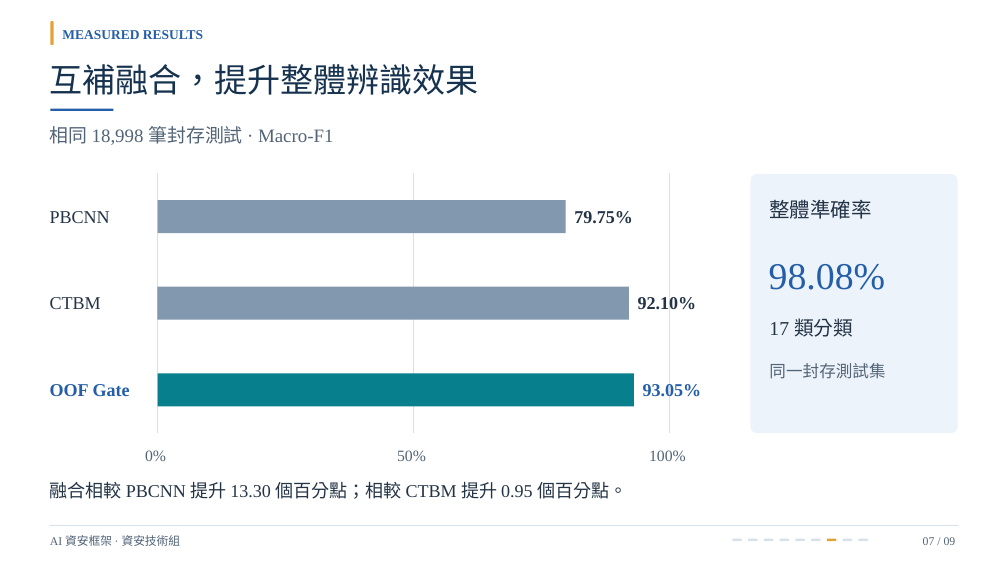
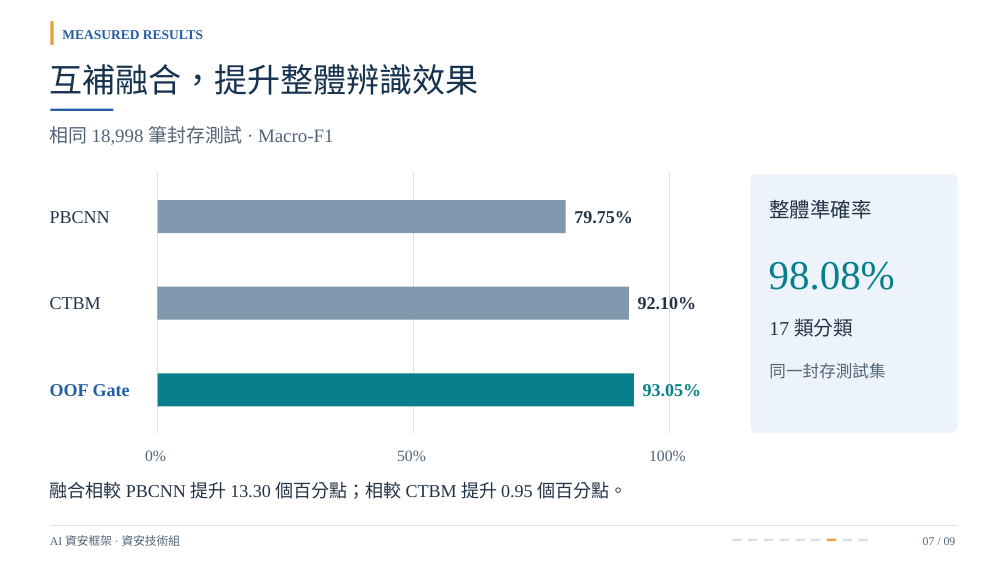
Before and after one commit to Lily09-project/innoserve-competition, a slide deck: slide 7 of deliverables/決賽簡報_AI資安框架.pptx. Drawn at 1008x567 pixels with LibreOffice and Linux fonts; fonts in the diff are those of the drawing. Boxes give left, top, right and bottom in pixels: in the first picture for what was removed or moved away, otherwise in the second. Text is boxed around its words. In the diff, an @@ line names an element or a change of style, - is before the commit and + after.

```diff
--- a/deliverables/決賽簡報_AI資安框架.pptx
+++ b/deliverables/決賽簡報_AI資安框架.pptx
@@ text "98.08%" at (x1=769, y1=261, x2=895, y2=290): size 36 to 39 pt, text colour #245EA8 to #087F8C @@
@@ text "93.05%" at (x1=643, y1=384, x2=702, y2=397): text colour #245EA8 to #087F8C @@
```
Also in this commit, not shown: 4 other slides changed, 23 other files.
